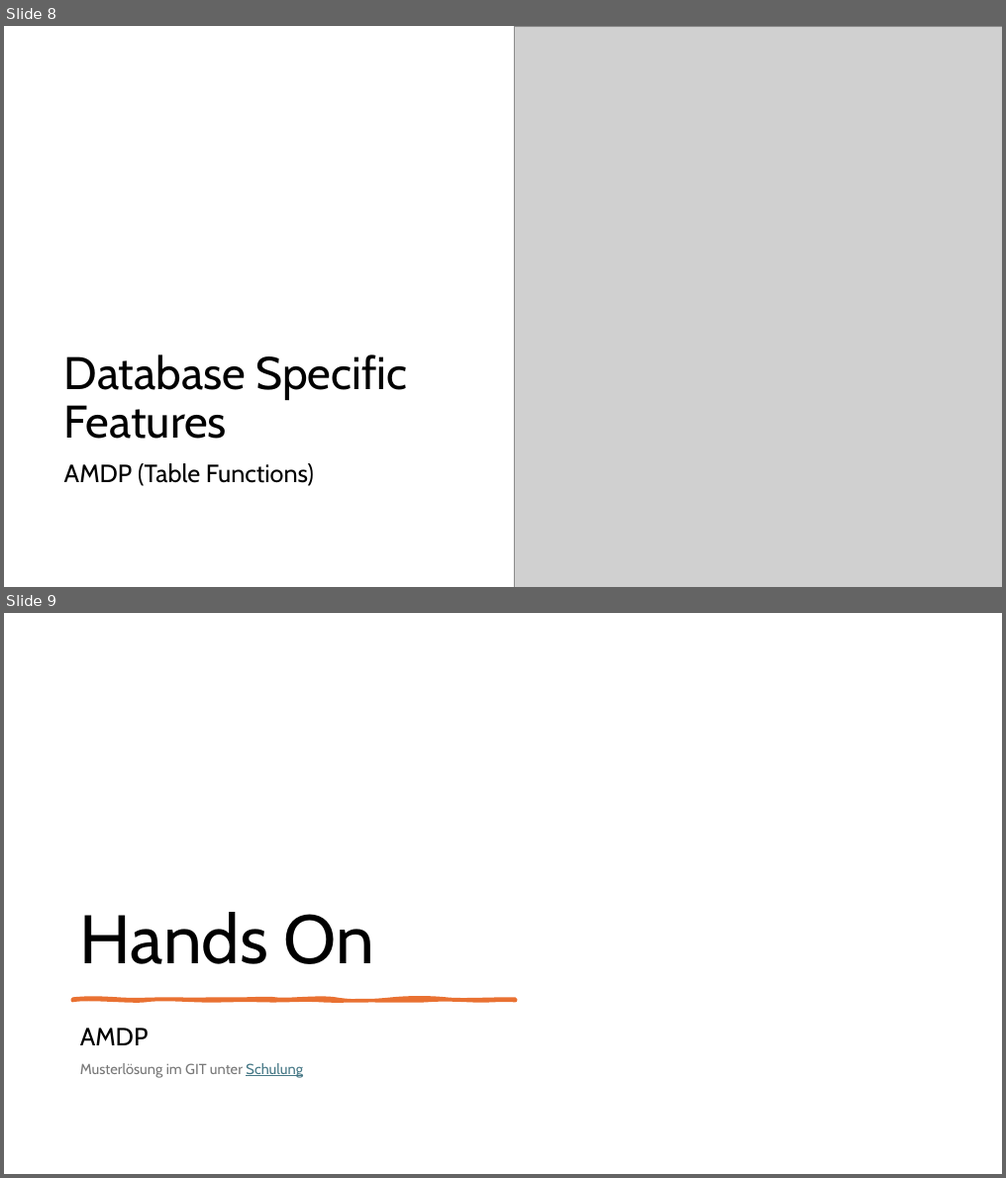
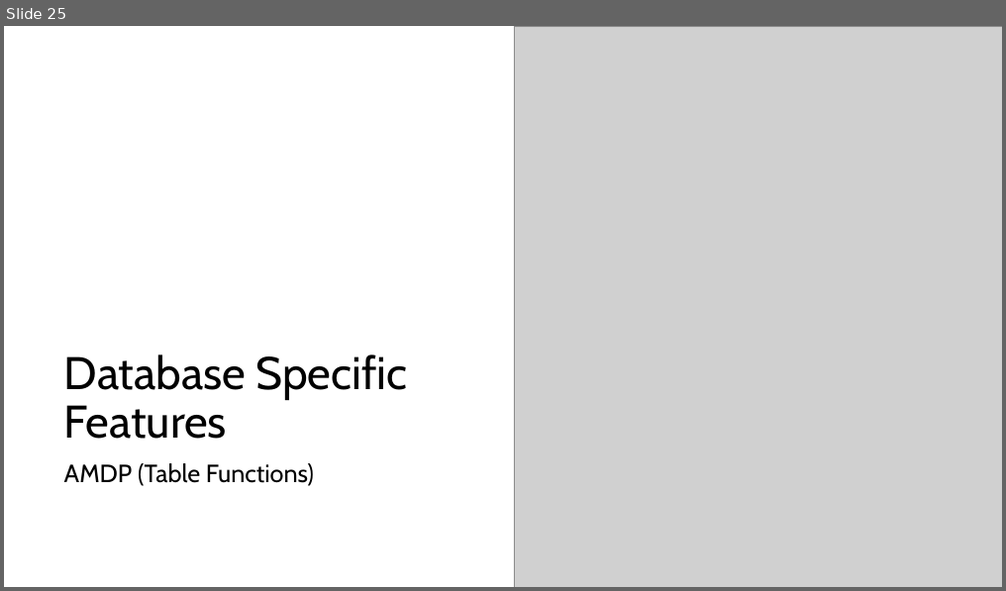
Before and after one commit to DevelopmentBvise/Schulung, a slide deck: CDS presentation/Tag2_Data Modeling with Core Data Services.pptx. Shown one above the other, each under a label of ours: slides 8 and 9 before the commit, slide 25 after it. The pictures are 1006x1178 and 1006x591 pixels, drawn with LibreOffice and Linux fonts; fonts in the diff are those of the drawing; grey boxes stand for pictures. Boxes give left, top, right and bottom in pixels: in the first picture for what was removed or moved away, otherwise in the second. Text is boxed around its words. In the diff, an @@ line names an element or a change of style, - is before the commit and + after.

```diff
--- a/CDS presentation/Tag2_Data Modeling with Core Data Services.pptx
+++ b/CDS presentation/Tag2_Data Modeling with Core Data Services.pptx
@@ slide 9 removed at box(4, 613, 1002, 1174), background #FFFFFF @@
@@ title removed at box(80, 912, 374, 964) @@
-Hands On
@@ freeform shape removed at box(73, 999, 516, 1001) @@
@@ text removed at box(80, 1028, 303, 1078) @@
-AMDP
-Musterlösung im GIT unter Schulung
@@ what was slide 8 is now slide 25 @@
```
Also in this commit, not shown: 1 slide changed, 29 slides added, 3 other slides removed, 4 other files.
